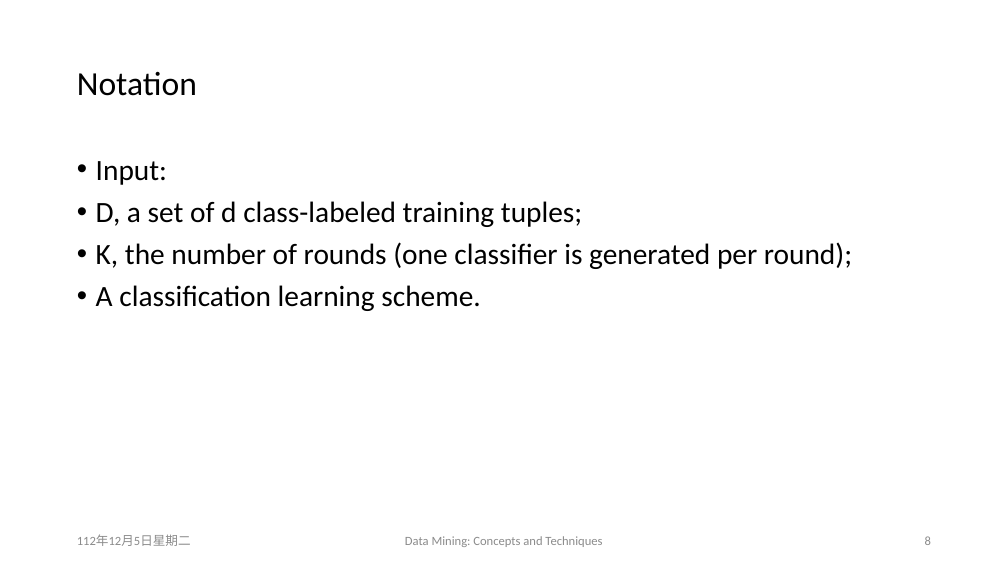
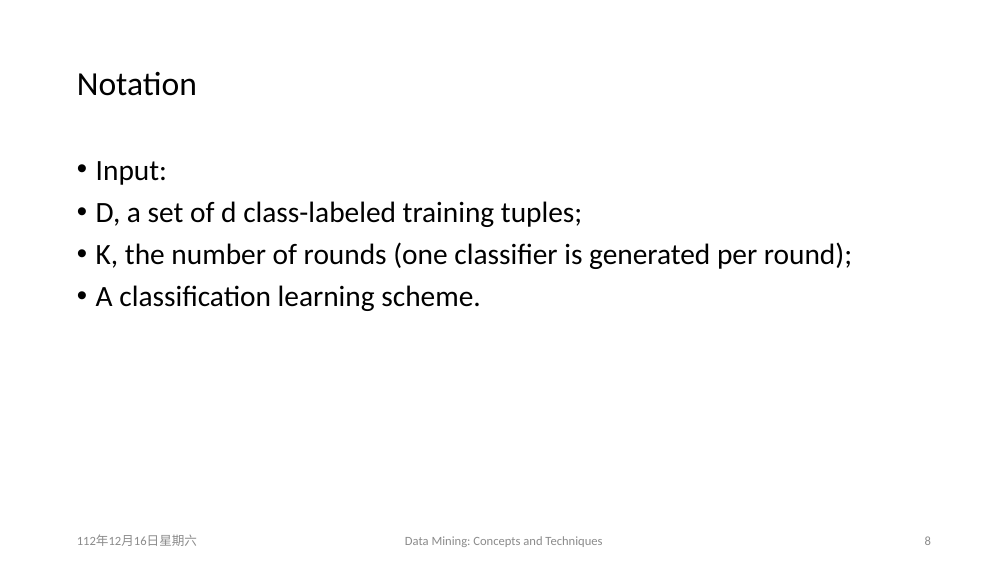
Before and after one commit to carina419/NTUST, a slide deck: slide 8 of MI5130701 資料探勘 Data Mining/Ensemble methods.pptx. Drawn at 1008x567 pixels with LibreOffice and Linux fonts; fonts in the diff are those of the drawing. Boxes give left, top, right and bottom in pixels: in the first picture for what was removed or moved away, otherwise in the second. Text is boxed around its words. In the diff, an @@ line names an element or a change of style, - is before the commit and + after.

```diff
--- a/MI5130701 資料探勘 Data Mining/Ensemble methods.pptx
+++ b/MI5130701 資料探勘 Data Mining/Ensemble methods.pptx
@@ text at [77,535,197,546]: text changed @@
-112年12月5日星期二
+112年12月16日星期六
```
Also in this commit, not shown: 10 other slides changed, 1 other file.
